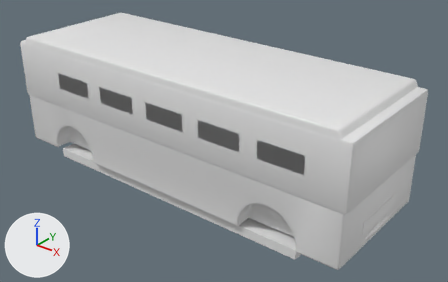
What one commit did to the glTF model assets/3d/vehicles/bus.glb.
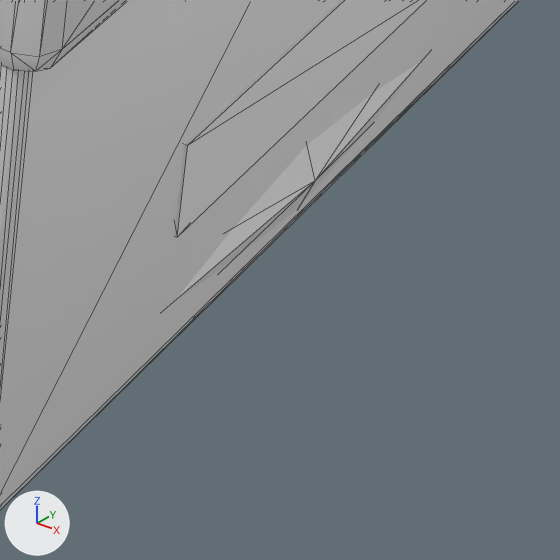
Each version appears first whole from a 50 mm lens placed at (55.2, -64.1, 48.5), pointed at (2.7, 1.5, 7.8), and next in a close-up on the part from 76% to 91% of the width and 73% to 97% of the height. Every picture has the same lights, and +X, +Y and +Z are marked at lower left. The older version's two pictures come first. The close-ups show mesh edges as thin lines. Where no turn or scale is listed for an object, it has been applied to the vertices. Vertices at exactly the same position are counted once.

In view in the first close-up: 'body', 'dark', 'glass'.
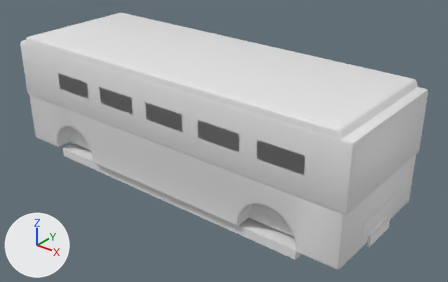
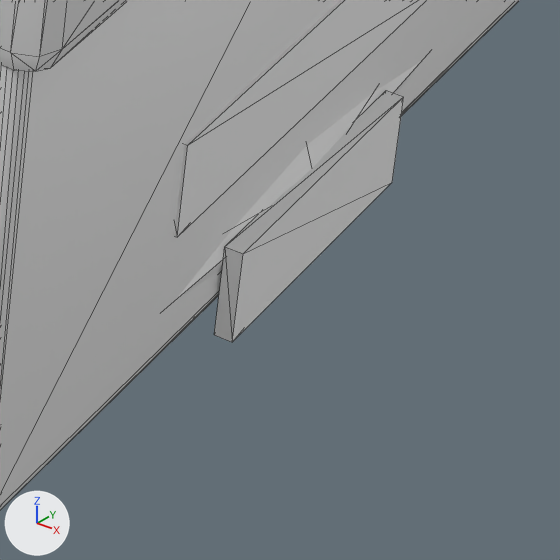
Boxes [x1, y1, x2, y2] around the edits, measured in the close-ups (560 x 560 px):
'dark', reshaped
    before: [174, 0, 426, 300]
    after: [174, 0, 426, 342]
part 1 of me_cube_005, added
    after: [214, 90, 404, 342]

What changed in the scene script:
```text
Change me_cube_005:
    used by ob_dark; location = (28.1, 0.0, 4.2)
    remove me_cube_005.from_pydata(...)  # 116 vertices, 216 faces; spans x -57.3..1.1, y -9.6..9.6, z -2.7..2.9
    add me_cube_005.from_pydata(...)  # 132 vertices, 240 faces; spans x -57.5..1.3, y -9.6..9.6, z -2.7..2.9
    me_cube_005 part 1: a new loose piece, a box spanning x 0.95..1.25, y -2.75..2.75, z -1.4..0.2
    other edits to the shape of me_cube_005 do not show in these pictures
```
